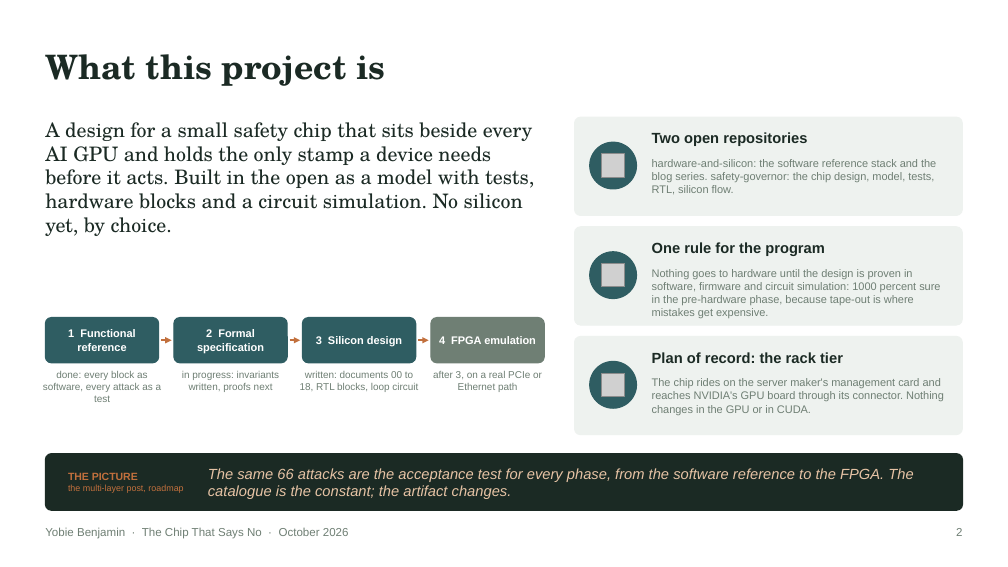
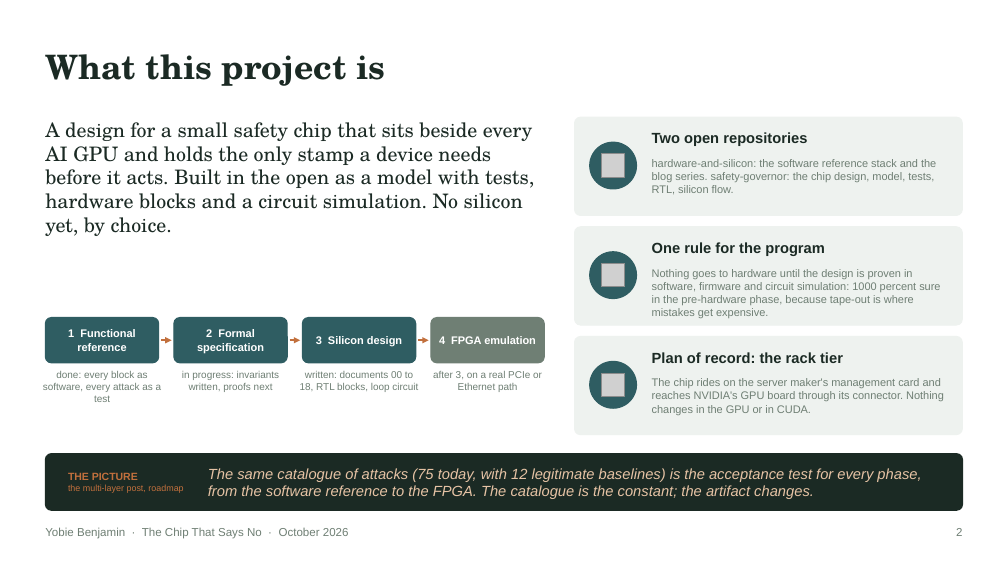
Before and after one commit to YobieBenjamin/safety-governor, a slide deck: slide 2 of docs/brief/chip-that-says-no-brief.pptx. Drawn at 1008x567 pixels with LibreOffice and Linux fonts; fonts in the diff are those of the drawing; grey boxes stand for pictures. Boxes give left, top, right and bottom in pixels: in the first picture for what was removed or moved away, otherwise in the second. Text is boxed around its words. In the diff, an @@ line names an element or a change of style, - is before the commit and + after.

```diff
--- a/docs/brief/chip-that-says-no-brief.pptx
+++ b/docs/brief/chip-that-says-no-brief.pptx
@@ text at (208,468,921,499): text changed @@
-The same 66 attacks are the acceptance test for every phase, from the software reference to the FPGA. The catalogue is the constant; the artifact changes.
+The same catalogue of attacks (75 today, with 12 legitimate baselines) is the acceptance test for every phase, from the software reference to the FPGA. The catalogue is the constant; the artifact changes.
```
Also in this commit, not shown: 1 other slide changed, 12 other files.
